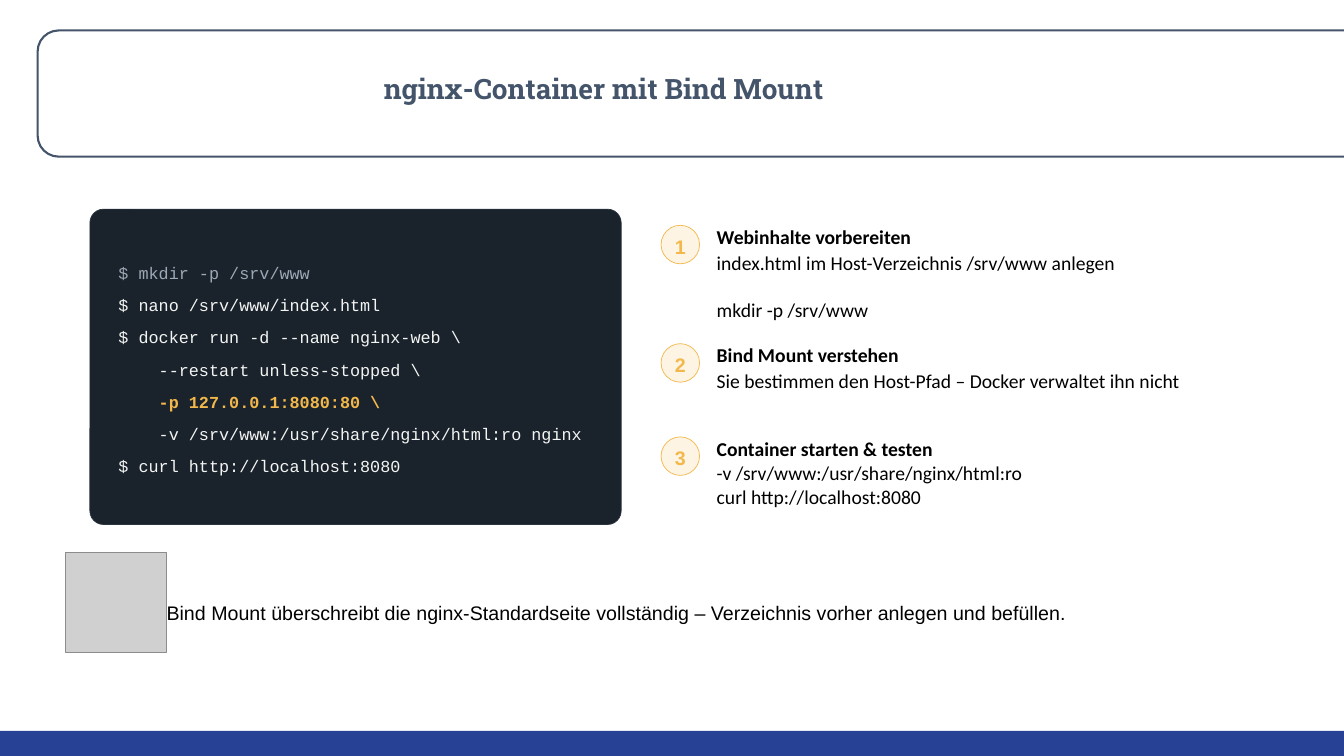
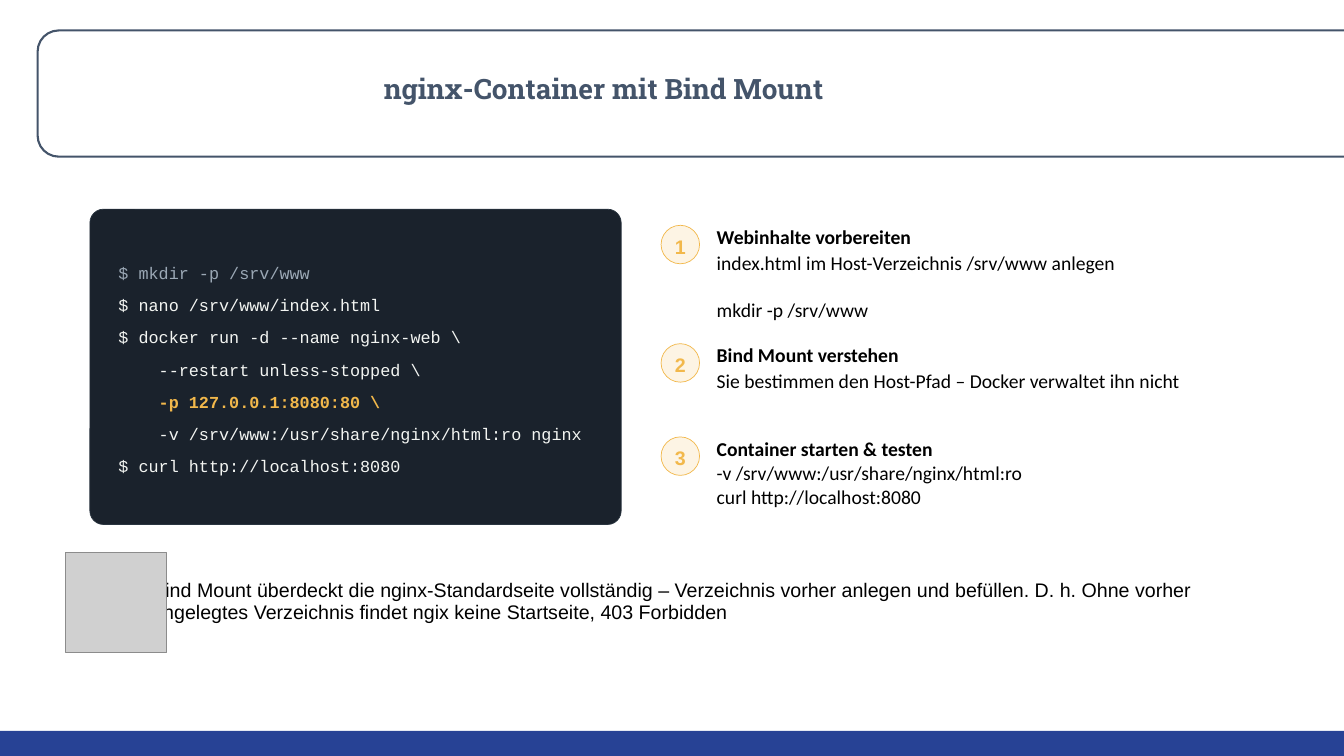
Before and after one commit to Lotter69/2026_02_linux, a slide deck: slide 9 of Vorbereitung/Lab_05_Folien.pptx (slide 8 before the commit). Drawn at 1344x756 pixels with LibreOffice and Linux fonts; fonts in the diff are those of the drawing; grey boxes stand for pictures; background and template pictures are left out. Boxes give left, top, right and bottom in pixels: in the first picture for what was removed or moved away, otherwise in the second. Text is boxed around its words. In the diff, an @@ line names an element or a change of style, - is before the commit and + after.

```diff
--- a/Vorbereitung/Lab_05_Folien.pptx
+++ b/Vorbereitung/Lab_05_Folien.pptx
@@ text at [152, 582, 1191, 623]: text changed @@
-Bind Mount überschreibt die nginx-Standardseite vollständig – Verzeichnis vorher anlegen und befüllen.
+Bind Mount überdeckt die nginx-Standardseite vollständig – Verzeichnis vorher anlegen und befüllen. D. h. Ohne vorher angelegtes Verzeichnis findet ngix keine Startseite, 403 Forbidden
```
Also in this commit, not shown: 8 other slides changed, 2 slides added, 1 slide removed, 2 other files.
